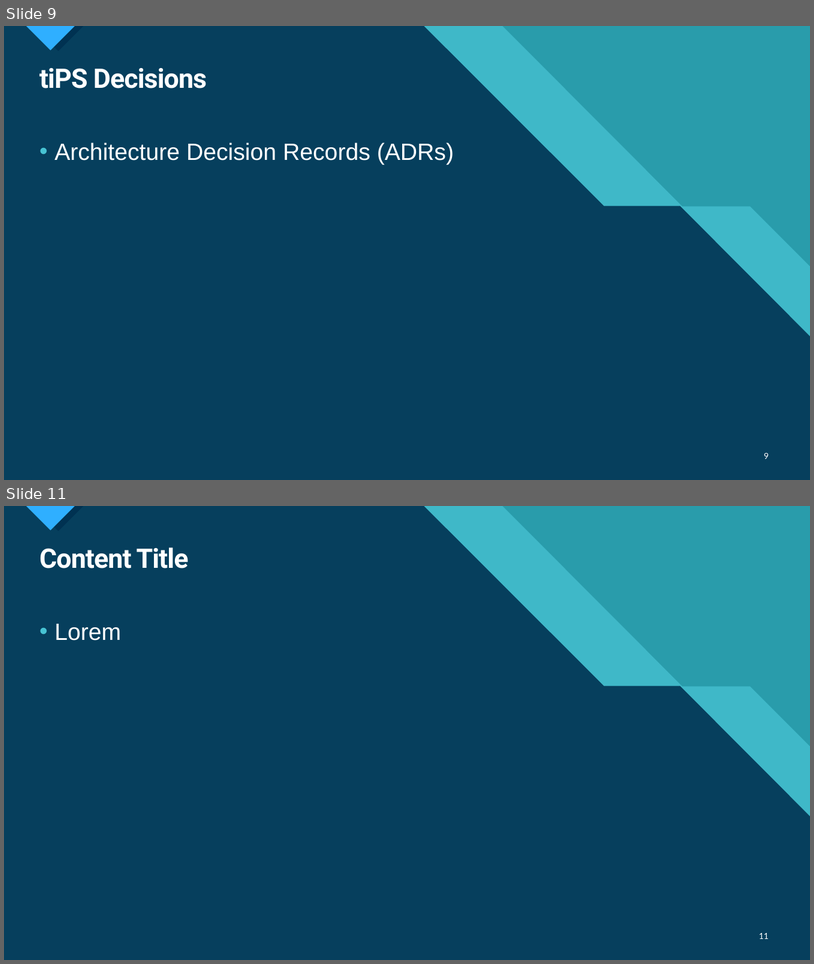
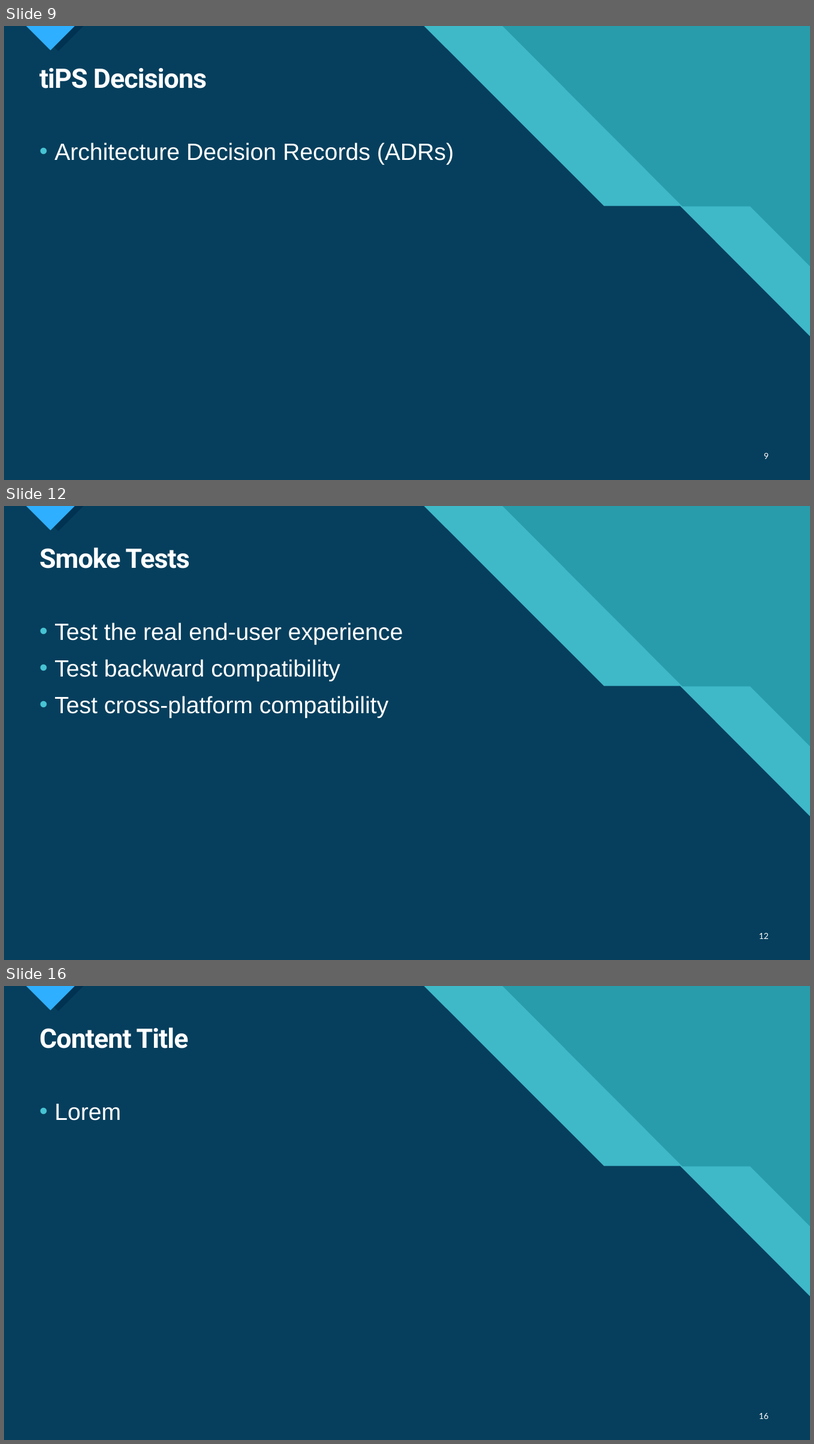
Before and after one commit to deadlydog/Presentation.tiPSWelcome, a slide deck: src/tiPS Welcome.pptx. Shown one above the other, each under a label of ours: slides 9 and 11 before the commit, slides 9, 12 and 16 after it; the slides between them are not shown. The pictures are 814x964 and 814x1444 pixels, drawn with LibreOffice and Linux fonts; fonts in the diff are those of the drawing. Boxes give left, top, right and bottom in pixels: in the first picture for what was removed or moved away, otherwise in the second. Text is boxed around its words. In the diff, an @@ line names an element or a change of style, - is before the commit and + after.

```diff
--- a/src/tiPS Welcome.pptx
+++ b/src/tiPS Welcome.pptx
@@ slide 12 added at bbox=[4, 506, 810, 960], background #47C3D3; not listed: 14 template elements that a slide beside it also shows @@
@@ title added at bbox=[39, 547, 190, 568], 32 pt, text #FFFFFF, bold @@
+Smoke Tests
@@ text added at bbox=[54, 622, 404, 718], 28 pt, text #FFFFFF @@
+• Test the real end-user experience
+• Test backward compatibility
+• Test cross-platform compatibility
@@ page number added at bbox=[759, 933, 769, 939], 10 pt, text #FFFFFF @@
+12
@@ what was slide 11 is now slide 16 @@
@@ page number at bbox=[759, 1413, 769, 1419]: text changed @@
-11
+16
```
Also in this commit, not shown: 7 slides changed, 5 other slides added, 1 slide removed, 5 other files.
